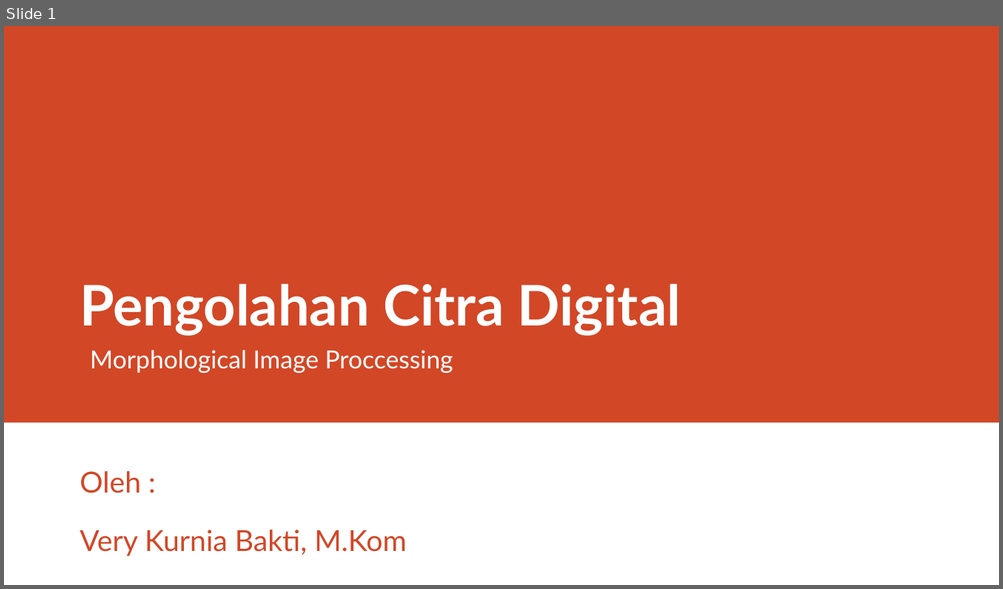
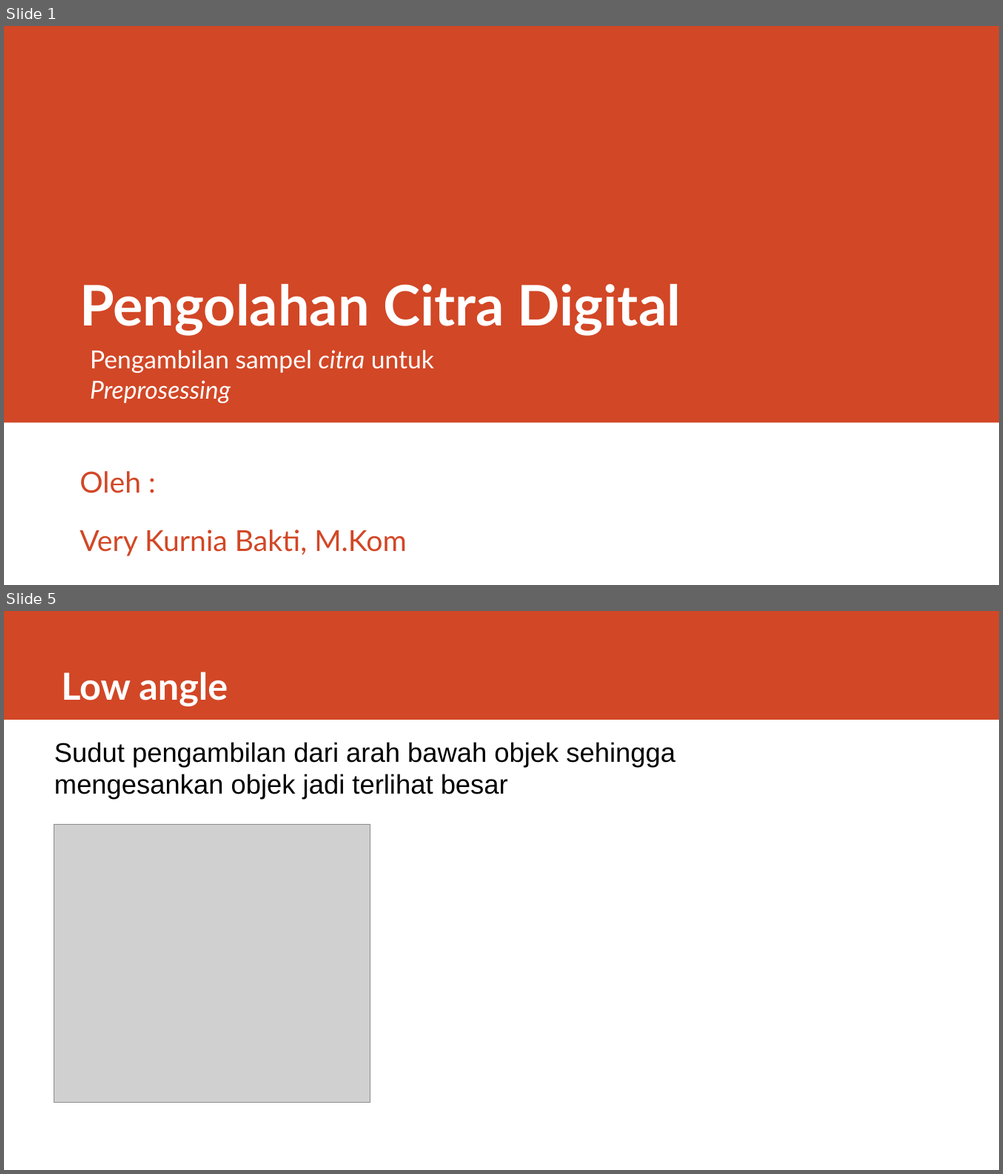
Before and after one commit to rizalarfani/Pengolahan-Citra-Digital-PCD-, a slide deck: Materi/Morphological Image Proccessing.pptx. Shown one above the other, each under a label of ours: slide 1 before the commit, slides 1 and 5 after it; the slides between them are not shown. The pictures are 1003x589 and 1003x1174 pixels, drawn with LibreOffice and Linux fonts; fonts in the diff are those of the drawing; grey boxes stand for pictures. Boxes give left, top, right and bottom in pixels: in the first picture for what was removed or moved away, otherwise in the second. Text is boxed around its words. In the diff, an @@ line names an element or a change of style, - is before the commit and + after.

Commit message:
add: materi pengambilan sampel dataset ppt

```diff
--- a/Materi/Morphological Image Proccessing.pptx
+++ b/Materi/Morphological Image Proccessing.pptx
@@ slide 5 added at box(4, 611, 999, 1170), background #FFFFFF @@
@@ rectangle added at box(4, 611, 999, 720), fill #D24726 @@
@@ title added at box(61, 672, 227, 706), 36 pt, text #FFFFFF, bold @@
+Low angle
@@ text added at box(54, 742, 675, 800), 26 pt, text #000000 @@
+Sudut pengambilan dari arah bawah objek sehingga mengesankan objek jadi terlihat besar
@@ picture added at box(54, 824, 370, 1102) @@
@@ slide 1 changed as well @@
@@ text at box(90, 350, 434, 403): text changed @@
-Morphological Image Proccessing
+Pengambilan sampel citra untuk Preprosessing
```
Also in this commit, not shown: 1 other slide changed, 10 other slides added, 13 slides removed, 13 other files.
